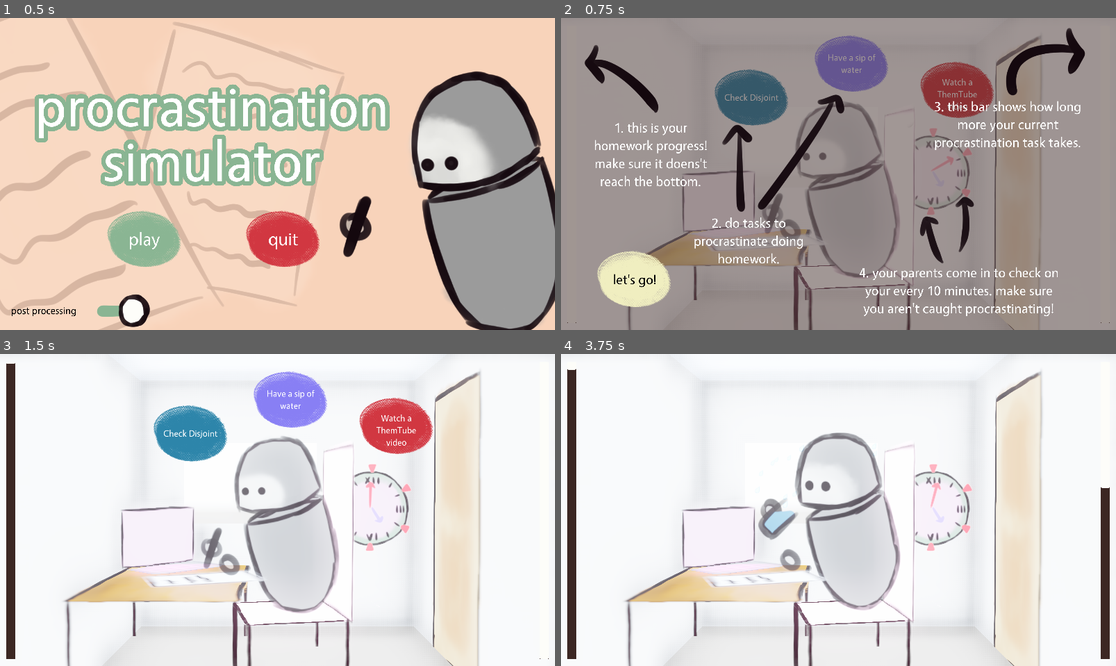
Above: before the commit, frames 1-4 (two rows, left to right).
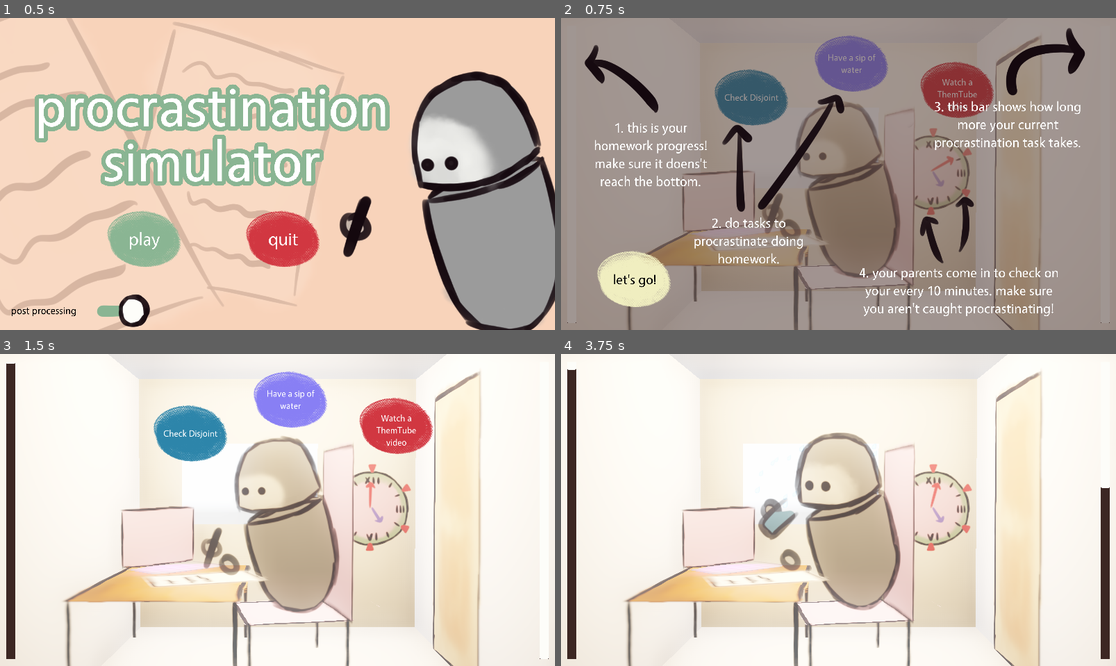
Above: after the commit, the same moments.

Repository: bucketfish/procrastination-simulator
Game: Godot game, scene res://Main.tscn
The game is run twice, just before and just after one commit, with the same random seed, the same clock (stepped at 60 frames per second) and the same inputs. A sky picture missing from this copy of the repository is replaced by a grey-blue gradient.
Inputs:
- Up to frame 1 (0.5 s): no input
- Up to frame 2 (0.75 s): click "play" at 0.5 s
- Up to frame 3 (1.5 s): click "let's go!" at 1.25 s
- Up to frame 4 (3.75 s): click "Have a sip of water" at 2 s

Frame 1 is identical in both runs. In frame 2, 8.3% of the frame differs, in the area x 12-82%, y 35-100%; in frame 3, 23%; in frame 4, 23%, in the area x 0-100%, y 0-100%.

Commit message:
Lighting

Diff:
--- a/Main.tscn
+++ b/Main.tscn
@@ -5,7 +5,7 @@
 [ext_resource path="res://scripts/Buttons.gd" type="Script" id=3]
 [ext_resource path="res://other_resources/Main.tres" type="Theme" id=4]
 [ext_resource path="res://textures/player/spritesheet.png" type="Texture" id=5]
-[ext_resource path="res://assets/3d/room.obj" type="ArrayMesh" id=6]
+[ext_resource path="res://assets/3d/room2.0.obj" type="ArrayMesh" id=6]
 [ext_resource path="res://other_resources/PotatoEnvironment.tres" type="Environment" id=7]
 [ext_resource path="res://textures/player/writehand.png" type="Texture" id=8]
 [ext_resource path="res://textures/player/lefthand.png" type="Texture" id=9]
@@ -753,18 +753,22 @@
 
 [node name="TableLeg1" type="Sprite3D" parent="RoomGroup/TableGroup"]
 transform = Transform( 1.96701e-08, 0.15, 0, -0.15, 1.96701e-08, 0, 0, 0, 0.15, -0.28802, 0.316049, 0.496671 )
+shaded = true
 texture = ExtResource( 38 )
 
 [node name="TableLeg2" type="Sprite3D" parent="RoomGroup/TableGroup"]
 transform = Transform( 1.96701e-08, 0.15, 0, -0.15, 1.96701e-08, 0, 0, 0, 0.15, -1.42177, 0.316049, 0.496671 )
+shaded = true
 texture = ExtResource( 38 )
 
 [node name="TableLeg3" type="Sprite3D" parent="RoomGroup/TableGroup"]
 transform = Transform( -6.55671e-09, -0.15, 0, 0.15, -6.55671e-09, 0, 0, 0, 0.15, -1.45917, 0.316049, -1.37159 )
+shaded = true
 texture = ExtResource( 38 )
 
 [node name="TableLeg4" type="Sprite3D" parent="RoomGroup/TableGroup"]
 transform = Transform( -6.55671e-09, -0.15, 0, 0.15, -6.55671e-09, 0, 0, 0, 0.15, -0.325412, 0.316049, -1.37159 )
+shaded = true
 texture = ExtResource( 38 )
 
 [node name="OnTableGroup" type="Spatial" parent="RoomGroup/TableGroup"]
@@ -852,10 +856,12 @@
 
 [node name="hour" type="Sprite3D" parent="RoomGroup/ClockGroup"]
 transform = Transform( 0.1, 0, 0, 0, 0.1, 0, 0, 0, 0.1, 0, 0, 0.02 )
+shaded = true
 texture = ExtResource( 17 )
 
 [node name="minute" type="Sprite3D" parent="RoomGroup/ClockGroup"]
 transform = Transform( 0.1, 0, 0, 0, 0.1, 0, 0, 0, 0.1, 0, 0, 0.00999999 )
+shaded = true
 texture = ExtResource( 16 )
 
 [node name="markers" type="Spatial" parent="RoomGroup/ClockGroup"]
@@ -863,26 +869,32 @@
 
 [node name="1" type="Sprite3D" parent="RoomGroup/ClockGroup/markers"]
 transform = Transform( 0.1, 0, 0, 0, 0.1, 0, 0, 0, 0.1, 0, 0, 0 )
+shaded = true
 texture = ExtResource( 21 )
 
 [node name="2" type="Sprite3D" parent="RoomGroup/ClockGroup/markers"]
 transform = Transform( 0.05, 0.0866025, 0, -0.0866025, 0.05, 0, 0, 0, 0.1, 0, 0, 0 )
+shaded = true
 texture = ExtResource( 21 )
 
 [node name="3" type="Sprite3D" parent="RoomGroup/ClockGroup/markers"]
 transform = Transform( -0.05, 0.0866025, 0, -0.0866025, -0.05, 0, 0, 0, 0.1, 0, 0, 0 )
+shaded = true
 texture = ExtResource( 21 )
 
 [node name="4" type="Sprite3D" parent="RoomGroup/ClockGroup/markers"]
 transform = Transform( -0.1, 8.74228e-09, 0, -8.74228e-09, -0.1, 0, 0, 0, 0.1, 0, 0, 0 )
+shaded = true
 texture = ExtResource( 21 )
 
 [node name="5" type="Sprite3D" parent="RoomGroup/ClockGroup/markers"]
 transform = Transform( -0.05, -0.0866025, 0, 0.0866025, -0.05, 0, 0, 0, 0.1, 0, 0, 0 )
+shaded = true
 texture = ExtResource( 21 )
 
 [node name="6" type="Sprite3D" parent="RoomGroup/ClockGroup/markers"]
 transform = Transform( 0.05, -0.0866025, 0, 0.0866025, 0.05, 0, 0, 0, 0.1, 0, 0, 0 )
+shaded = true
 texture = ExtResource( 21 )
 
 [node name="ChairGroup" type="Spatial" parent="RoomGroup"]
@@ -890,38 +902,37 @@
 [node name="ChairBottom" type="Sprite3D" parent="RoomGroup/ChairGroup"]
 transform = Transform( 0.147329, 0, 0.0281792, 0, 0.15, 0, -0.0281792, 0, 0.147329, 0.375763, 0.463071, -0.560889 )
 axis = 1
+shaded = true
 texture = ExtResource( 36 )
 
 [node name="ChairBack" type="Sprite3D" parent="RoomGroup/ChairGroup"]
 transform = Transform( 0.147329, 0.0281792, -1.23175e-09, 0, -6.55671e-09, -0.15, -0.0281792, 0.147329, -6.43997e-09, 0.522912, 1.14756, -0.584322 )
 axis = 0
+shaded = true
 texture = ExtResource( 37 )
 
 [node name="ChairLeg1" type="Sprite3D" parent="RoomGroup/ChairGroup"]
 transform = Transform( 1.93444e-08, 0.147516, 0.0271834, -0.0850842, 1.11574e-08, 0, -3.56468e-09, -0.0271834, 0.147516, -0.2152, 0.23393, 0.0194036 )
+shaded = true
 texture = ExtResource( 38 )
 
 [node name="ChairLeg2" type="Sprite3D" parent="RoomGroup/ChairGroup"]
 transform = Transform( 1.93444e-08, 0.147516, 0.0271834, -0.0850842, 1.11574e-08, 0, -3.56468e-09, -0.0271834, 0.147516, 0.558378, 0.23393, -0.130733 )
+shaded = true
 texture = ExtResource( 38 )
 
 [node name="ChairLeg3" type="Sprite3D" parent="RoomGroup/ChairGroup"]
 transform = Transform( 1.93444e-08, 0.147516, 0.0271834, -0.0850842, 1.11574e-08, 0, -3.56468e-09, -0.0271834, 0.147516, 0.376412, 0.23393, -0.982879 )
+shaded = true
 texture = ExtResource( 38 )
 
 [node name="ChairLeg4" type="Sprite3D" parent="RoomGroup/ChairGroup"]
 transform = Transform( 1.93444e-08, 0.147516, 0.0271834, -0.0850842, 1.11574e-08, 0, -3.56468e-09, -0.0271834, 0.147516, -0.389449, 0.23393, -0.830984 )
+shaded = true
 texture = ExtResource( 38 )
 
 [node name="Lighting" type="Spatial" parent="."]
 pause_mode = 1
-
-[node name="OmniLight" type="OmniLight" parent="Lighting"]
-transform = Transform( 1, 0, 0, 0, 1, 0, 0, 0, 1, 0, 1.483, 2.019 )
-visible = false
-light_energy = 8.0
-shadow_enabled = true
-omni_range = 4.31507
 
 [node name="LaptopLight" type="SpotLight" parent="Lighting"]
 transform = Transform( -0.770902, 0, -0.636953, 0, 1, 0, 0.636953, 0, -0.770902, -1.33645, 1.07112, -1.45277 )
@@ -929,6 +940,16 @@
 light_energy = 16.0
 spot_range = 0.929349
 spot_angle = 52.272
+
+[node name="OmniLight" type="OmniLight" parent="Lighting"]
+transform = Transform( 1, 0, 0, 0, 1, 0, 0, 0, 1, -0.322919, 1.20514, -3.5791 )
+light_color = Color( 0.788235, 0.886275, 1, 1 )
+light_energy = 0.4
+omni_range = 12.8265
+
+[node name="OmniLight2" type="OmniLight" parent="Lighting"]
+transform = Transform( 1, 0, 0, 0, 1, 0, 0, 0, 1, 0, 2.53132, 0 )
+light_color = Color( 1, 0.85098, 0.666667, 1 )
 
 [node name="GUILayer" type="CanvasLayer" parent="."]
 pause_mode = 1
--- a/other_resources/FancyEnvironment.tres
+++ b/other_resources/FancyEnvironment.tres
@@ -10,6 +10,7 @@
 background_sky = SubResource( 20 )
 background_sky_custom_fov = 90.0
 background_sky_orientation = Basis( 0.0174524, 0, -0.999848, 0, 1, 0, 0.999848, 0, 0.0174524 )
+ambient_light_energy = 0.0
 fog_depth_curve = 0.0769466
 tonemap_mode = 2
 tonemap_exposure = 0.6
--- a/other_resources/PotatoEnvironment.tres
+++ b/other_resources/PotatoEnvironment.tres
@@ -10,6 +10,7 @@
 background_sky = SubResource( 20 )
 background_sky_custom_fov = 90.0
 background_sky_orientation = Basis( 0.0174524, 0, -0.999848, 0, 1, 0, 0.999848, 0, 0.0174524 )
+ambient_light_sky_contribution = 0.0
 fog_depth_curve = 0.0769466
 tonemap_mode = 2
 tonemap_exposure = 0.3
Not shown, added: assets/3d/room2.0.mtl
Not shown, added: assets/3d/room2.0.obj
Not shown, added: assets/3d/room2.0.obj.import
Not shown, changed: assets/3d/room.blend
Not shown, changed: assets/3d/room.blend1
